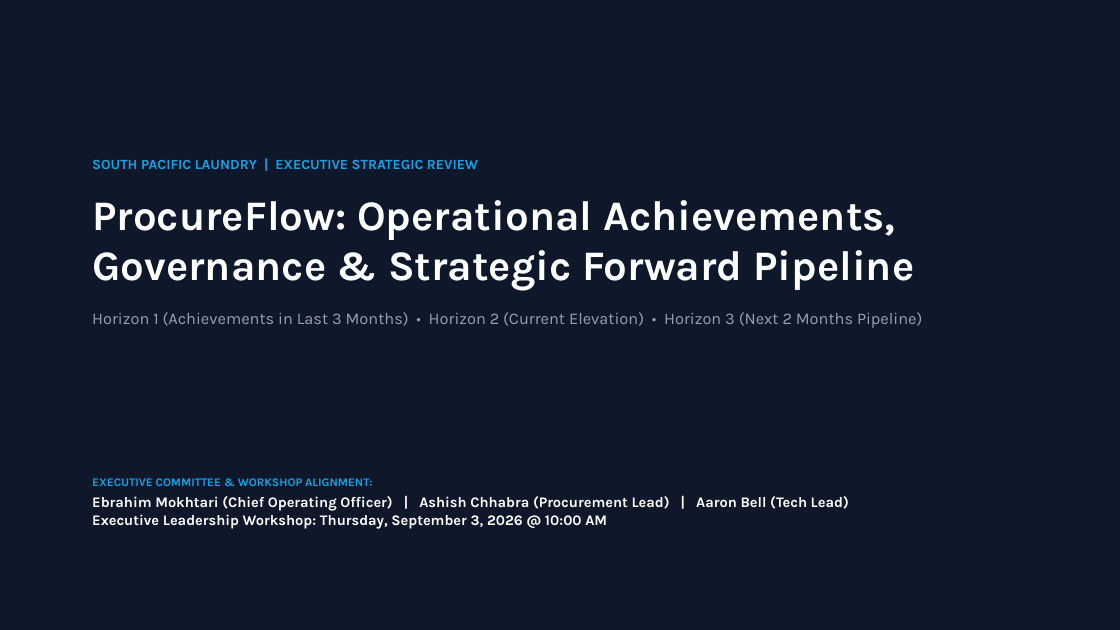
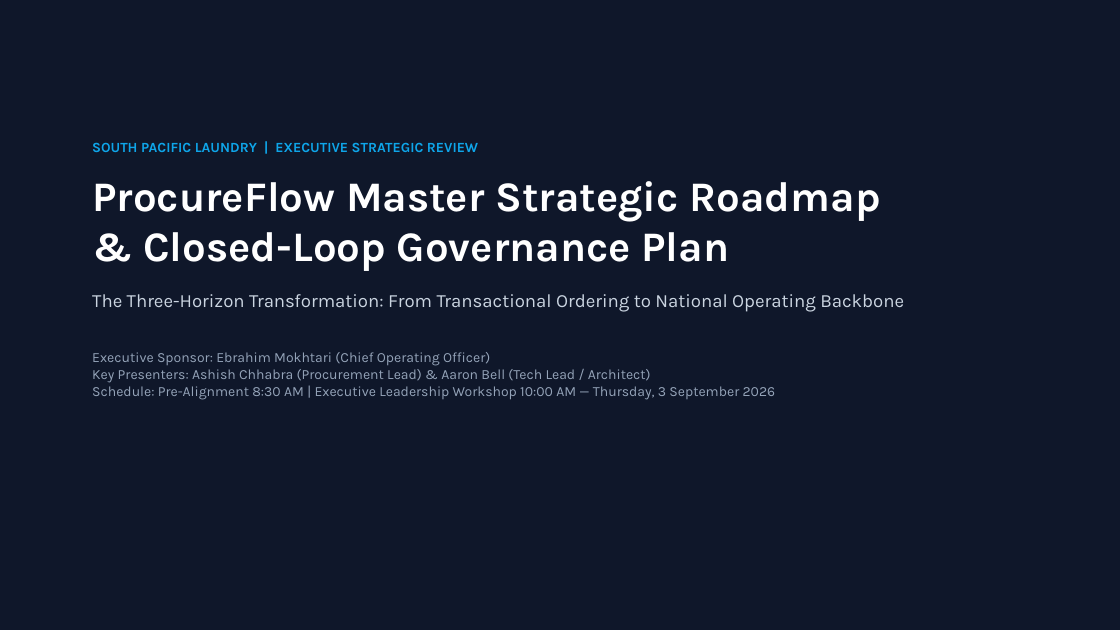
Before and after one commit to SPLGit-Project/ProcureFlow-App, a slide deck: slide 1 of docs/ProcureFlow_Executive_Roadmap.pptx. Drawn at 1120x630 pixels with LibreOffice and Linux fonts; fonts in the diff are those of the drawing. Boxes give left, top, right and bottom in pixels: in the first picture for what was removed or moved away, otherwise in the second. Text is boxed around its words. In the diff, an @@ line names an element or a change of style, - is before the commit and + after.

```diff
--- a/docs/ProcureFlow_Executive_Roadmap.pptx
+++ b/docs/ProcureFlow_Executive_Roadmap.pptx
@@ text "SOUTH PACIFIC LAUNDRY | EXECUTIVE ...": place and size @@
-text "SOUTH PACIFIC LAUNDRY | EXECUTIVE ..." at box(92, 159, 922, 328)
+text "SOUTH PACIFIC LAUNDRY | EXECUTIVE ..." at box(92, 142, 904, 400)
@@ text at box(92, 142, 478, 152): less space between paragraphs @@
@@ text at box(92, 181, 904, 400): text changed; size 14 to 12 pt @@
-ProcureFlow: Operational Achievements,
-Governance & Strategic Forward Pipeline
-Horizon 1 (Achievements in Last 3 Months) • Horizon 2 (Current Elevation) • Horizon 3 (Next 2 Months Pipeline)
+ProcureFlow Master Strategic Roadmap
+& Closed-Loop Governance Plan
+The Three-Horizon Transformation: From Transactional Ordering to National Operating Backbone
+Executive Sponsor: Ebrahim Mokhtari (Chief Operating Officer)
+Key Presenters: Ashish Chhabra (Procurement Lead) & Aaron Bell (Tech Lead / Architect)
+Schedule: Pre-Alignment 8:30 AM | Executive Leadership Workshop 10:00 AM — Thursday, 3 September 2026
@@ text removed at box(92, 478, 849, 529) @@
-EXECUTIVE COMMITTEE & WORKSHOP ALIGNMENT:
-Ebrahim Mokhtari (Chief Operating Officer) | Ashish Chhabra (Procurement Lead) | Aaron Bell (Tech Lead)
-Executive Leadership Workshop: Thursday, September 3, 2026 @ 10:00 AM
```
Also in this commit, not shown: 2 other slides changed, 9 slides added, 7 slides removed, 2 other files.
